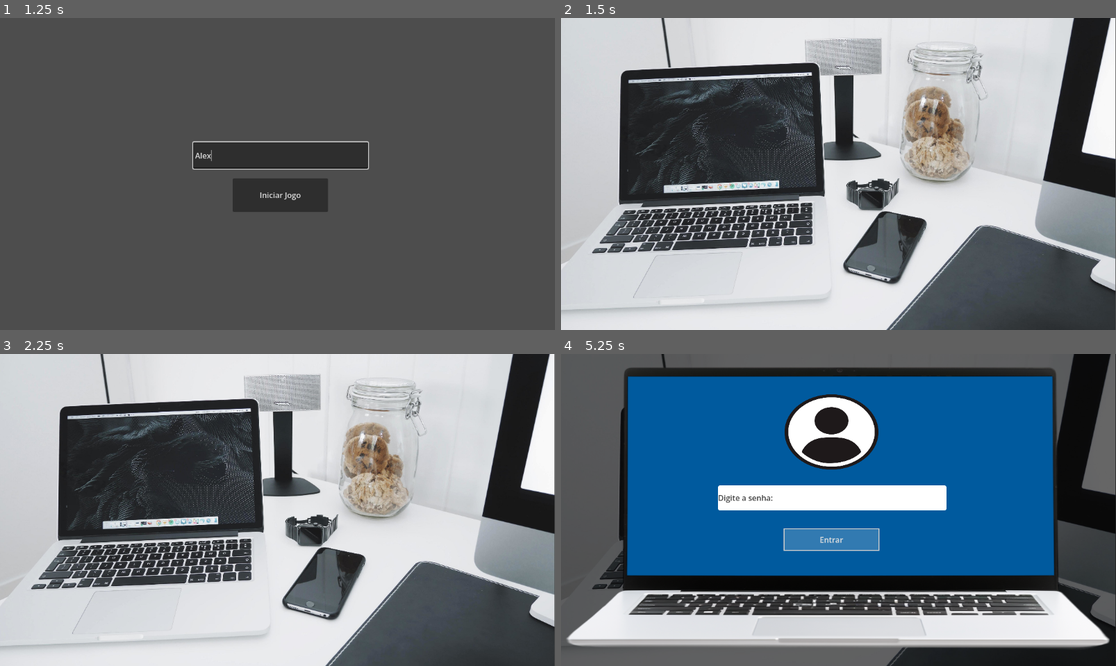
Above: before the commit, frames 1-4 (two rows, left to right).
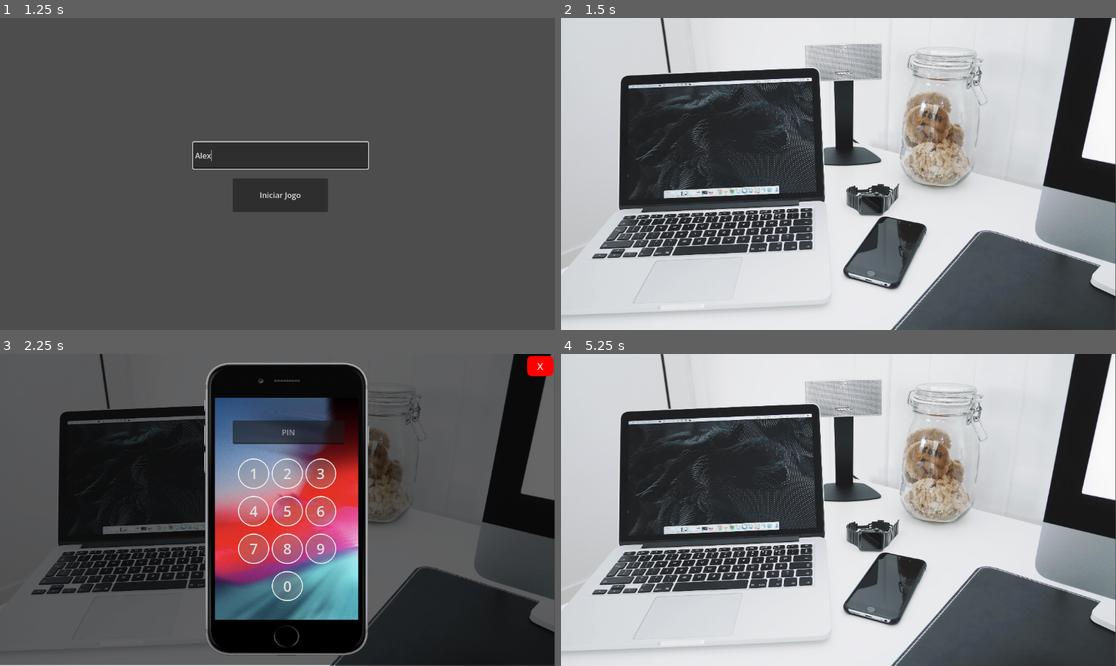
Above: after the commit, the same moments.

Repository: felipefinity/escape-room-amg
Game: Godot game, scene res://sala_principal.tscn
Same seed, same stepped clock (60 frames per second), same inputs: the game is played once before the commit and once after it.
Inputs (mouse positions are in pixels of both pictures, inside the frame that each line leads up to; where the layout moved, square brackets give the same spot in the first picture):
- Up to frame 1 (1.25 s): click (283, 155) at 0.52 s; type "Alex" at 0.6 s
- Up to frame 2 (1.5 s): click "Iniciar Jogo" at 1.25 s
- Up to frame 3 (2.25 s): click (321, 584) [327, 581] at 2 s
- Up to frame 4 (5.25 s): click (1099, 366) at 2.75 s, where only the run after the commit has a clickable "X"; click (721, 519) at 3.5 s; click (832, 497) at 4.27 s; type "12" at 4.35 s; click (1032, 388) at 5 s, where only the run after the commit has a clickable "X"

Frame 1 is identical in both runs. In frame 2, 17% of the frame differs, in the area x 0-100%, y 0-100%; in frame 3, 89%; in frame 4, 89%.

Commit message:
PopCel e PIN layouts

Diff:
--- a/sala_escritorio.gd
+++ b/sala_escritorio.gd
@@ -1,8 +1,19 @@
 extends Control
+
+@onready var input_pin = $PopupCelular/CelularUI/LineEdit
+@onready var teclado = $PopupCelular/CelularUI/GridContainer
 
 func _ready():
 	# Garante que o modal sempre inicie escondido quando a sala carregar
 	$PopupPC.hide()
+	$PopupCelular.hide()
+
+	# Laço para conectar os botões do celular via código (padrão Godot 4)
+	for filho in teclado.get_children():
+		# Verifica se o nó atual é realmente um botão (ignora os 'Controls' vazios do layout)
+		if filho is Button:
+			# .bind() passa o texto do botão (ex: "1", "2") como argumento para a função
+			filho.pressed.connect(_on_botao_numero_pressed.bind(filho.text))
 
 func _on_botao_pc_pressed():
 	# Torna o modal visível
@@ -11,3 +22,26 @@
 func _on_botao_fechar_pc_pressed():
 	# Esconde o modal
 	$PopupPC.hide()
+
+func _on_botao_celular_pressed() -> void:
+	$PopupCelular.show()
+
+func _on_botao_fechar_cel_pressed() -> void:
+	$PopupCelular.hide()
+
+func _on_botao_numero_pressed(numero_digitado: String):
+	# Adiciona o número ao input
+	input_pin.text += numero_digitado
+
+	# Auto-verificação no 4º dígito
+	if input_pin.text.length() == 4:
+		validar_pin()
+
+func validar_pin():
+	if input_pin.text == "1638": # Coloque a senha que os jogadores deverão achar
+		print("Celular Desbloqueado! Senha Correta.")
+		# Futuramente: Esconder teclado e mostrar a tela de sucesso/apps
+	else:
+		print("Senha Incorreta!")
+		# Limpa o input para o jogador tentar novamente
+		input_pin.text = ""
--- a/sala_escritorio.tscn
+++ b/sala_escritorio.tscn
@@ -4,6 +4,8 @@
 [ext_resource type="Script" uid="uid://cchwlvfr4bt1x" path="res://sala_escritorio.gd" id="1_8b26b"]
 [ext_resource type="Texture2D" uid="uid://cae5e7koph4fb" path="res://user.webp" id="2_6q6if"]
 [ext_resource type="Texture2D" uid="uid://bytxwjoxydkqn" path="res://notbook.png" id="2_yukba"]
+[ext_resource type="Texture2D" uid="uid://dck6rc7kpgvdk" path="res://fundophone.jpg" id="5_dklfc"]
+[ext_resource type="Texture2D" uid="uid://b323ym0332xt0" path="res://iphone6.png" id="6_sgto0"]
 
 [sub_resource type="StyleBoxFlat" id="StyleBoxFlat_6q6if"]
 bg_color = Color(1, 1, 1, 1)
@@ -21,6 +23,35 @@
 
 [sub_resource type="StyleBoxFlat" id="StyleBoxFlat_yv8jf"]
 bg_color = Color(1, 1, 1, 0.39215687)
+
+[sub_resource type="StyleBoxFlat" id="StyleBoxFlat_dklfc"]
+bg_color = Color(1, 0, 0, 1)
+corner_radius_top_left = 10
+corner_radius_top_right = 10
+corner_radius_bottom_right = 10
+corner_radius_bottom_left = 10
+
+[sub_resource type="StyleBoxFlat" id="StyleBoxFlat_sgto0"]
+bg_color = Color(0.9732714, 0.1387926, 0.19965008, 1)
+border_width_left = 10
+border_width_top = 10
+border_width_right = 10
+border_width_bottom = 10
+
+[sub_resource type="StyleBoxFlat" id="StyleBoxFlat_ujso8"]
+bg_color = Color(0.6, 0.6, 0.59607846, 0.29411766)
+border_width_left = 2
+border_width_top = 2
+border_width_right = 2
+border_width_bottom = 2
+border_color = Color(1, 1, 1, 1)
+corner_radius_top_left = 50
+corner_radius_top_right = 50
+corner_radius_bottom_right = 50
+corner_radius_bottom_left = 50
+
+[sub_resource type="StyleBoxFlat" id="StyleBoxFlat_ho6ja"]
+bg_color = Color(0.6, 0.6, 0.6, 0.78431374)
 
 [node name="SalaEscritorio" type="Control" unique_id=2127862707]
 layout_mode = 3
@@ -34,9 +65,9 @@
 [node name="TextureRect" type="TextureRect" parent="." unique_id=1491837093]
 layout_mode = 0
 offset_left = -8.0
-offset_top = -69.0
+offset_top = -58.0
 offset_right = 1405.0
-offset_bottom = 705.0
+offset_bottom = 716.0
 texture = ExtResource("1_7ihep")
 expand_mode = 1
 stretch_mode = 4
@@ -52,10 +83,10 @@
 
 [node name="BotaoCelular" type="Button" parent="." unique_id=147603738]
 layout_mode = 0
-offset_left = 646.9454
-offset_top = 372.987
-offset_right = 772.98334
-offset_bottom = 532.21155
+offset_left = 647.69666
+offset_top = 376.74353
+offset_right = 771.5974
+offset_bottom = 545.44305
 rotation = 0.3944444
 mouse_default_cursor_shape = 2
 flat = true
@@ -109,9 +140,178 @@
 layout_mode = 0
 offset_left = -30.0
 offset_top = -158.0
-offset_right = 1184.0
-offset_bottom = 781.0
+offset_right = 1180.0
+offset_bottom = 775.0
 texture = ExtResource("2_yukba")
 expand_mode = 1
 
+[node name="BotaoFecharPC" type="Button" parent="PopupPC/MonitorUI" unique_id=1040764459]
+layout_mode = 0
+offset_left = 977.0
+offset_top = 209.0
+offset_right = 1039.0
+offset_bottom = 252.0
+theme_override_font_sizes/font_size = 20
+theme_override_styles/normal = SubResource("StyleBoxFlat_dklfc")
+theme_override_styles/hover = SubResource("StyleBoxFlat_sgto0")
+text = "X"
+
+[node name="PopupCelular" type="ColorRect" parent="." unique_id=1402571219]
+layout_mode = 0
+offset_right = 1151.0
+offset_bottom = 646.0
+color = Color(0, 0, 0, 0.5882353)
+
+[node name="FundoCelular" type="TextureRect" parent="PopupCelular" unique_id=910940579]
+layout_mode = 0
+offset_left = 439.0
+offset_top = 86.0
+offset_right = 754.0
+offset_bottom = 590.0
+texture = ExtResource("5_dklfc")
+expand_mode = 1
+
+[node name="CelularUI" type="TextureRect" parent="PopupCelular" unique_id=1034048943]
+layout_mode = 0
+offset_left = 130.0
+offset_top = -72.0
+offset_right = 1048.0
+offset_bottom = 730.0
+texture = ExtResource("6_sgto0")
+expand_mode = 1
+
+[node name="LineEdit" type="LineEdit" parent="PopupCelular/CelularUI" unique_id=2083258369]
+layout_mode = 0
+offset_left = 353.0
+offset_top = 210.0
+offset_right = 585.0
+offset_bottom = 259.0
+placeholder_text = "PIN"
+alignment = 1
+max_length = 4
+
+[node name="BotaoFecharCel" type="Button" parent="PopupCelular/CelularUI" unique_id=1911492446]
+layout_mode = 0
+offset_left = 964.0
+offset_top = 76.0
+offset_right = 1019.0
+offset_bottom = 118.0
+theme_override_font_sizes/font_size = 20
+theme_override_styles/normal = SubResource("StyleBoxFlat_dklfc")
+theme_override_styles/hover = SubResource("StyleBoxFlat_sgto0")
+text = "X"
+
+[node name="GridContainer" type="GridContainer" parent="PopupCelular/CelularUI" unique_id=2006729914]
+layout_mode = 0
+offset_left = 364.0
+offset_top = 289.0
+offset_right = 568.0
+offset_bottom = 585.0
+theme_override_constants/h_separation = 5
+theme_override_constants/v_separation = 15
+columns = 3
+
+[node name="1" type="Button" parent="PopupCelular/CelularUI/GridContainer" unique_id=8009001]
+layout_mode = 2
+size_flags_horizontal = 3
+size_flags_vertical = 3
+theme_override_font_sizes/font_size = 30
+theme_override_styles/normal = SubResource("StyleBoxFlat_ujso8")
+theme_override_styles/hover = SubResource("StyleBoxFlat_ho6ja")
+text = "1"
+
+[node name="2" type="Button" parent="PopupCelular/CelularUI/GridContainer" unique_id=273041014]
+layout_mode = 2
+size_flags_horizontal = 3
+size_flags_vertical = 3
+theme_override_font_sizes/font_size = 30
+theme_override_styles/normal = SubResource("StyleBoxFlat_ujso8")
+theme_override_styles/hover = SubResource("StyleBoxFlat_ho6ja")
+text = "2"
+
+[node name="3" type="Button" parent="PopupCelular/CelularUI/GridContainer" unique_id=161407241]
+layout_mode = 2
+size_flags_horizontal = 3
+size_flags_vertical = 3
+theme_override_font_sizes/font_size = 30
+theme_override_styles/normal = SubResource("StyleBoxFlat_ujso8")
+theme_override_styles/hover = SubResource("StyleBoxFlat_ho6ja")
+text = "3"
+
+[node name="4" type="Button" parent="PopupCelular/CelularUI/GridContainer" unique_id=489223341]
+layout_mode = 2
+size_flags_horizontal = 3
+size_flags_vertical = 3
+theme_override_font_sizes/font_size = 30
+theme_override_styles/normal = SubResource("StyleBoxFlat_ujso8")
+theme_override_styles/hover = SubResource("StyleBoxFlat_ho6ja")
+text = "4"
+
+[node name="5" type="Button" parent="PopupCelular/CelularUI/GridContainer" unique_id=499828405]
+layout_mode = 2
+size_flags_horizontal = 3
+size_flags_vertical = 3
+theme_override_font_sizes/font_size = 30
+theme_override_styles/normal = SubResource("StyleBoxFlat_ujso8")
+theme_override_styles/hover = SubResource("StyleBoxFlat_ho6ja")
+text = "5"
+
+[node name="6" type="Button" parent="PopupCelular/CelularUI/GridContainer" unique_id=1935675360]
+layout_mode = 2
+size_flags_horizontal = 3
+size_flags_vertical = 3
+theme_override_font_sizes/font_size = 30
+theme_override_styles/normal = SubResource("StyleBoxFlat_ujso8")
+theme_override_styles/hover = SubResource("StyleBoxFlat_ho6ja")
+text = "6"
+
+[node name="7" type="Button" parent="PopupCelular/CelularUI/GridContainer" unique_id=1397957443]
+layout_mode = 2
+size_flags_horizontal = 3
+size_flags_vertical = 3
+theme_override_font_sizes/font_size = 30
+theme_override_styles/normal = SubResource("StyleBoxFlat_ujso8")
+theme_override_styles/hover = SubResource("StyleBoxFlat_ho6ja")
+text = "7"
+
+[node name="8" type="Button" parent="PopupCelular/CelularUI/GridContainer" unique_id=134241797]
+layout_mode = 2
+size_flags_horizontal = 3
+size_flags_vertical = 3
+theme_override_font_sizes/font_size = 30
+theme_override_styles/normal = SubResource("StyleBoxFlat_ujso8")
+theme_override_styles/hover = SubResource("StyleBoxFlat_ho6ja")
+text = "8"
+
+[node name="9" type="Button" parent="PopupCelular/CelularUI/GridContainer" unique_id=820092418]
+layout_mode = 2
+size_flags_horizontal = 3
+size_flags_vertical = 3
+theme_override_font_sizes/font_size = 30
+theme_override_styles/normal = SubResource("StyleBoxFlat_ujso8")
+theme_override_styles/hover = SubResource("StyleBoxFlat_ho6ja")
+text = "9"
+
+[node name="espaco-vazio" type="Control" parent="PopupCelular/CelularUI/GridContainer" unique_id=2007456805]
+layout_mode = 2
+size_flags_horizontal = 3
+size_flags_vertical = 3
+
+[node name="0" type="Button" parent="PopupCelular/CelularUI/GridContainer" unique_id=1218376688]
+layout_mode = 2
+size_flags_horizontal = 3
+size_flags_vertical = 3
+theme_override_font_sizes/font_size = 30
+theme_override_styles/normal = SubResource("StyleBoxFlat_ujso8")
+theme_override_styles/hover = SubResource("StyleBoxFlat_ho6ja")
+text = "0"
+
+[node name="espaco-vazio1" type="Control" parent="PopupCelular/CelularUI/GridContainer" unique_id=981841401]
+layout_mode = 2
+size_flags_horizontal = 3
+size_flags_vertical = 3
+
 [connection signal="pressed" from="BotaoPC" to="." method="_on_botao_pc_pressed"]
+[connection signal="pressed" from="BotaoCelular" to="." method="_on_botao_celular_pressed"]
+[connection signal="pressed" from="PopupPC/MonitorUI/BotaoFecharPC" to="." method="_on_botao_fechar_pc_pressed"]
+[connection signal="pressed" from="PopupCelular/CelularUI/BotaoFecharCel" to="." method="_on_botao_fechar_cel_pressed"]
Binary file added: Gemini_Generated_Image_r0s35lr0s35lr0s3.png
Not shown, added: Gemini_Generated_Image_r0s35lr0s35lr0s3.png.import
Binary file added: fundoCel.jpeg
Not shown, added: fundoCel.jpeg.import
Binary file added: fundoiphone.jpg
Not shown, added: fundoiphone.jpg.import
Binary file added: fundophone.jpg
Not shown, added: fundophone.jpg.import
Binary file added: iphone6.png
Not shown, added: iphone6.png.import
